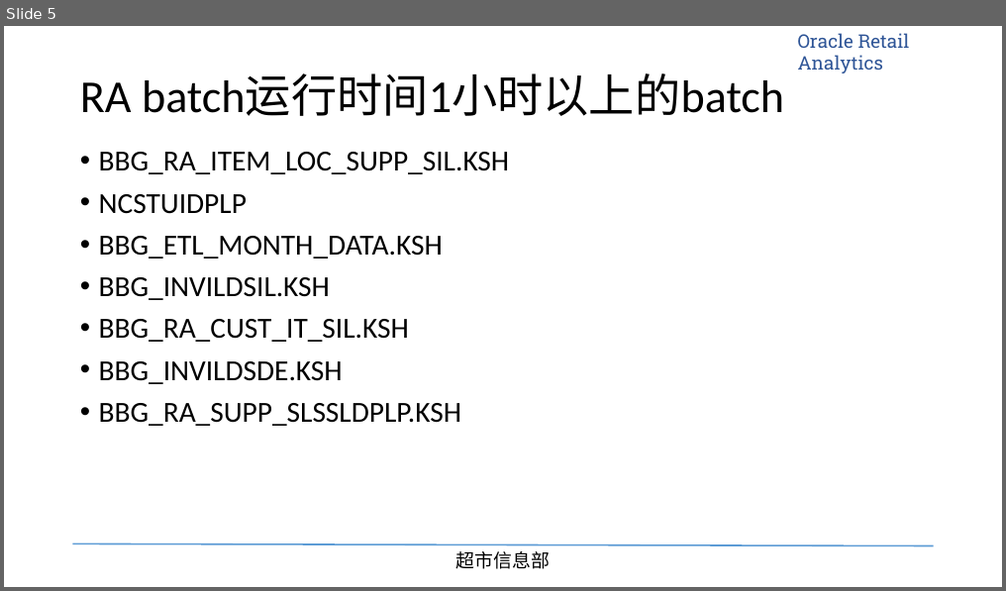
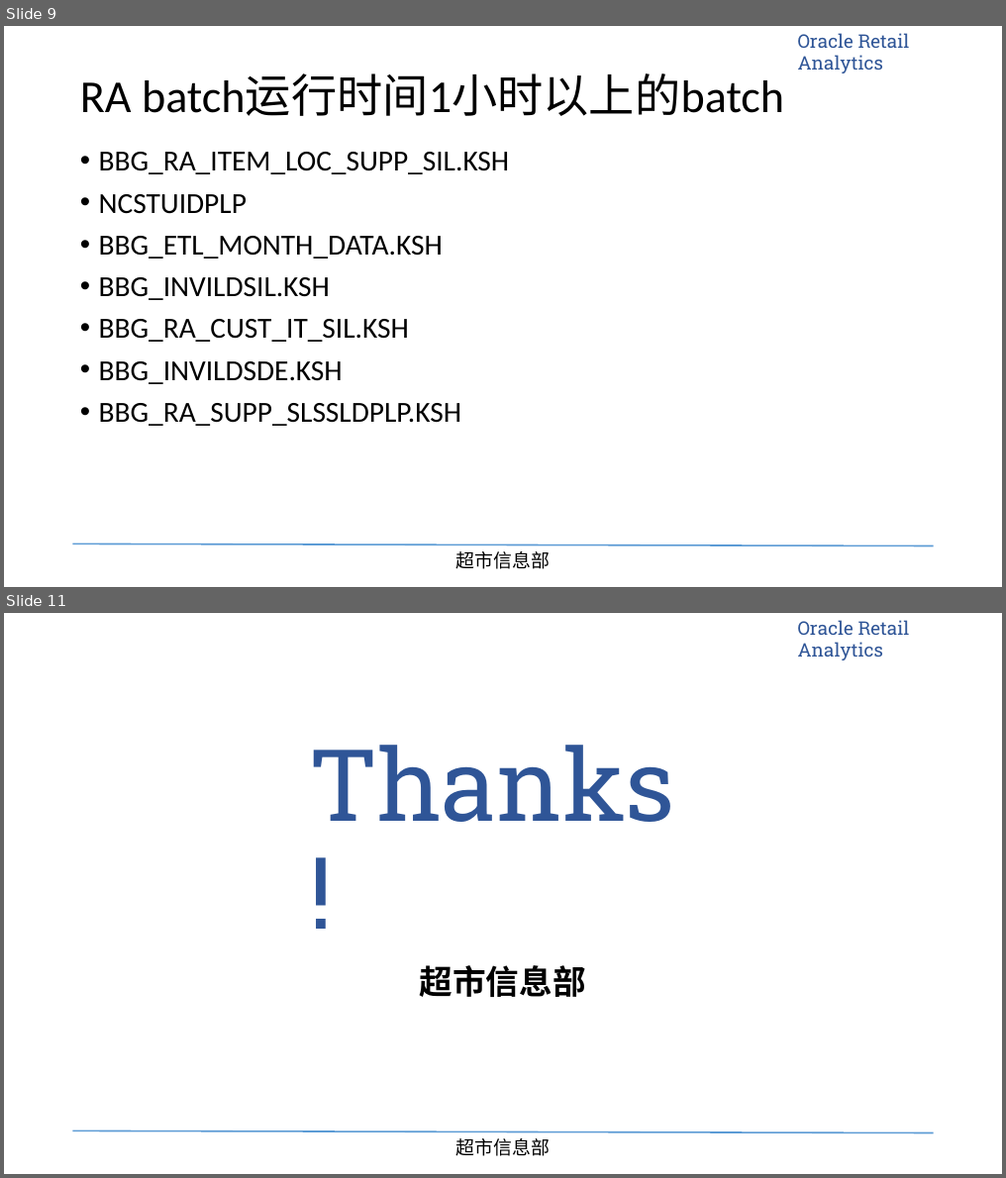
Before and after one commit to tigeryangjin/BBG, a slide deck: 软维组日常工作记录跟踪表/RA建设成果和batch运行情况-20150929.pptx. Shown one above the other, each under a label of ours: slide 5 before the commit, slides 9 and 11 after it; the slides between them are not shown. The pictures are 1006x591 and 1006x1178 pixels, drawn with LibreOffice and Linux fonts; fonts in the diff are those of the drawing; background and template pictures are left out. Boxes give left, top, right and bottom in pixels: in the first picture for what was removed or moved away, otherwise in the second. Text is boxed around its words. In the diff, an @@ line names an element or a change of style, - is before the commit and + after.

```diff
--- a/软维组日常工作记录跟踪表/RA建设成果和batch运行情况-20150929.pptx
+++ b/软维组日常工作记录跟踪表/RA建设成果和batch运行情况-20150929.pptx
@@ slide 11 added at (4,613,1002,1174), background #FFFFFF; not listed: 3 template elements that a slide beside it also shows @@
@@ title added at (309,745,675,822), 96 pt, text #2F5597 @@
+Thanks!
@@ text added at (420,965,586,997), 32 pt, text #000000, bold @@
+超市信息部
@@ what was slide 5 is now slide 9 @@
```
Also in this commit, not shown: 3 slides changed, 5 other slides added, 1 slide removed, 12 other files.
